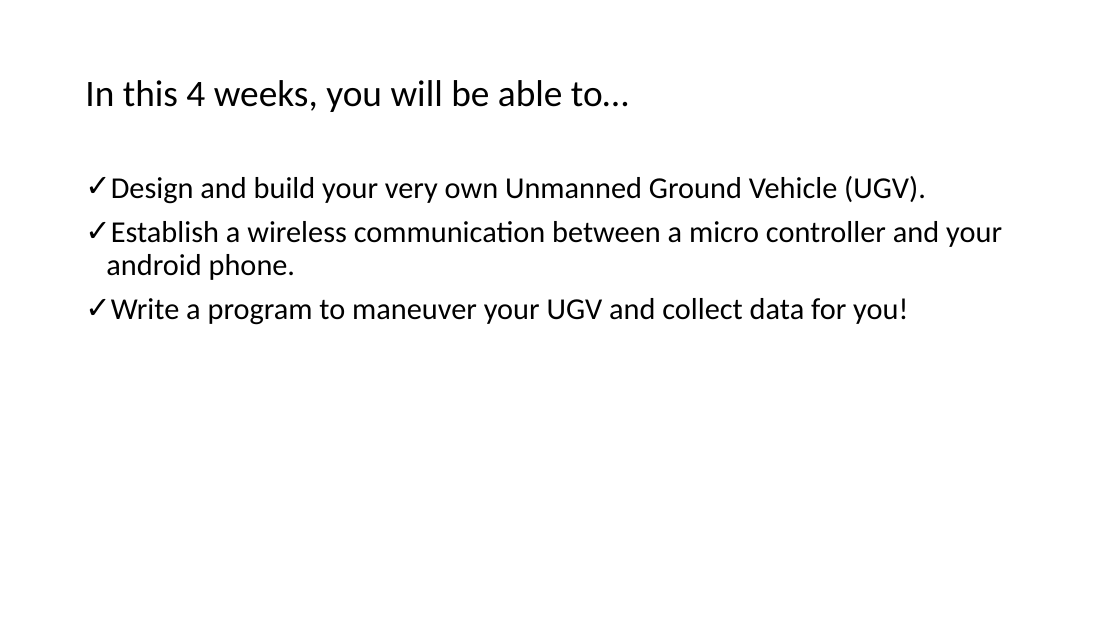
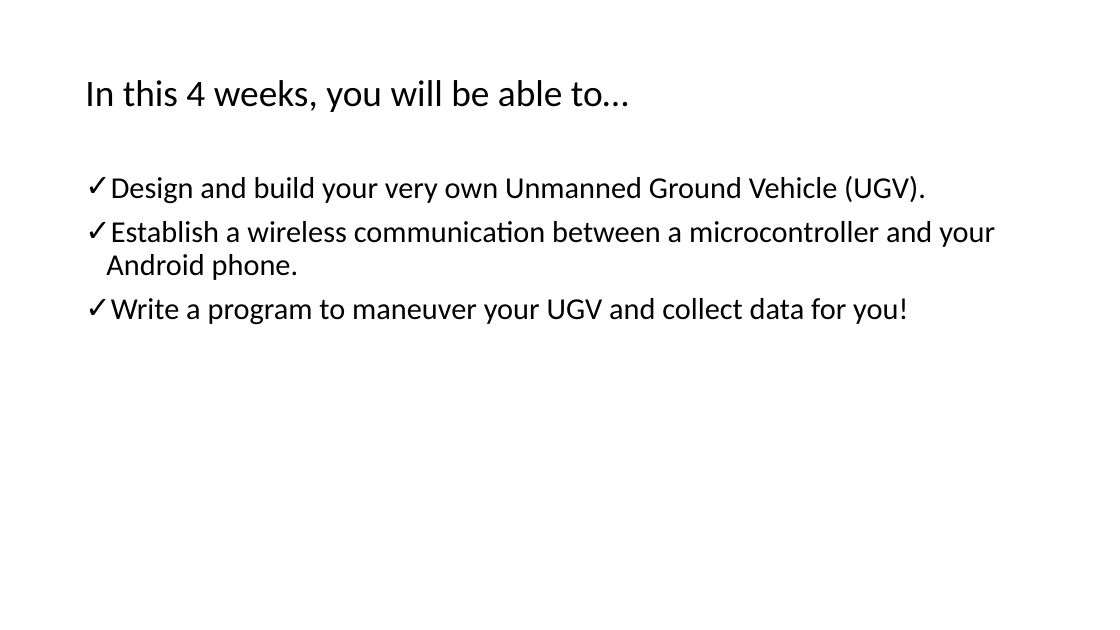
Before and after one commit to ChuaKengPeng/DIP2017, a slide deck: slide 2 of DIP_Phase_1_Lab_Manuals/DIP Lab Manual for Phase 1.pptx. Drawn at 1120x630 pixels with LibreOffice and Linux fonts; fonts in the diff are those of the drawing. Boxes give left, top, right and bottom in pixels: in the first picture for what was removed or moved away, otherwise in the second. Text is boxed around its words. In the diff, an @@ line names an element or a change of style, - is before the commit and + after.

```diff
--- a/DIP_Phase_1_Lab_Manuals/DIP Lab Manual for Phase 1.pptx
+++ b/DIP_Phase_1_Lab_Manuals/DIP Lab Manual for Phase 1.pptx
@@ text at bbox=[106, 221, 995, 280]: text changed @@
-✓ Establish a wireless communication between a micro controller and your android phone.
+✓ Establish a wireless communication between a microcontroller and your Android phone.
```
Also in this commit, not shown: 11 other slides changed, 2 slides removed, 2 other files.
